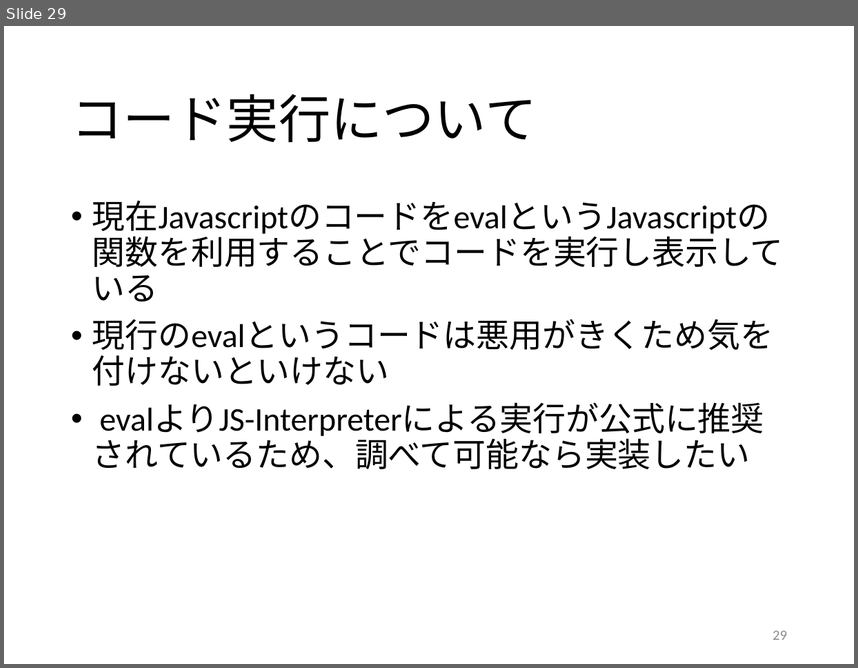
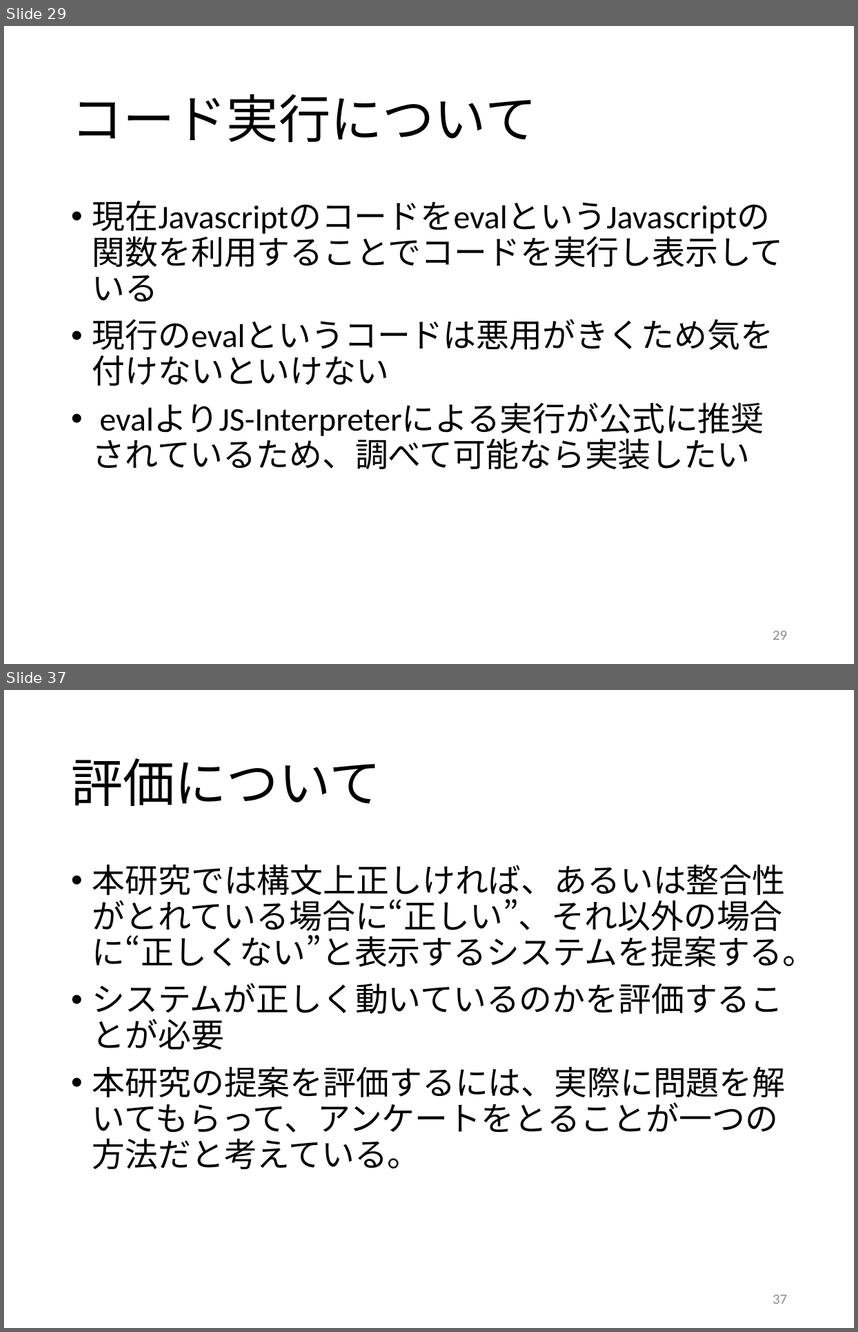
Before and after one commit to kait-takanolab/1821121-shimaoka-thesis, a slide deck: 1821121_shimaoka_sotsuken.pptx. Shown one above the other, each under a label of ours: slide 29 before the commit, slides 29 and 37 after it; the slides between them are not shown. The pictures are 858x668 and 858x1332 pixels, drawn with LibreOffice and Linux fonts; fonts in the diff are those of the drawing. Boxes give left, top, right and bottom in pixels: in the first picture for what was removed or moved away, otherwise in the second. Text is boxed around its words. In the diff, an @@ line names an element or a change of style, - is before the commit and + after.

```diff
--- a/1821121_shimaoka_sotsuken.pptx
+++ b/1821121_shimaoka_sotsuken.pptx
@@ slide 37 added at (4,690,854,1328), background #FFFFFF @@
@@ title added at (71,758,381,806), 44 pt, text #000000 @@
+評価について
@@ text added at (92,864,816,1169), 28 pt, text #000000 @@
+• 本研究では構文上正しければ、あるいは整合性がとれている場合に“正しい”、それ以外の場合に“正しくない”と表示するシステムを提案する。
+• システムが正しく動いているのかを評価することが必要
+• 本研究の提案を評価するには、実際に問題を解いてもらって、アンケートをとることが一つの方法だと考えている。
@@ page number added at (773,1294,787,1303), 12 pt, text #8C8C8C @@
+37
```
Also in this commit, not shown: 2 slides changed, 8 other slides added.
